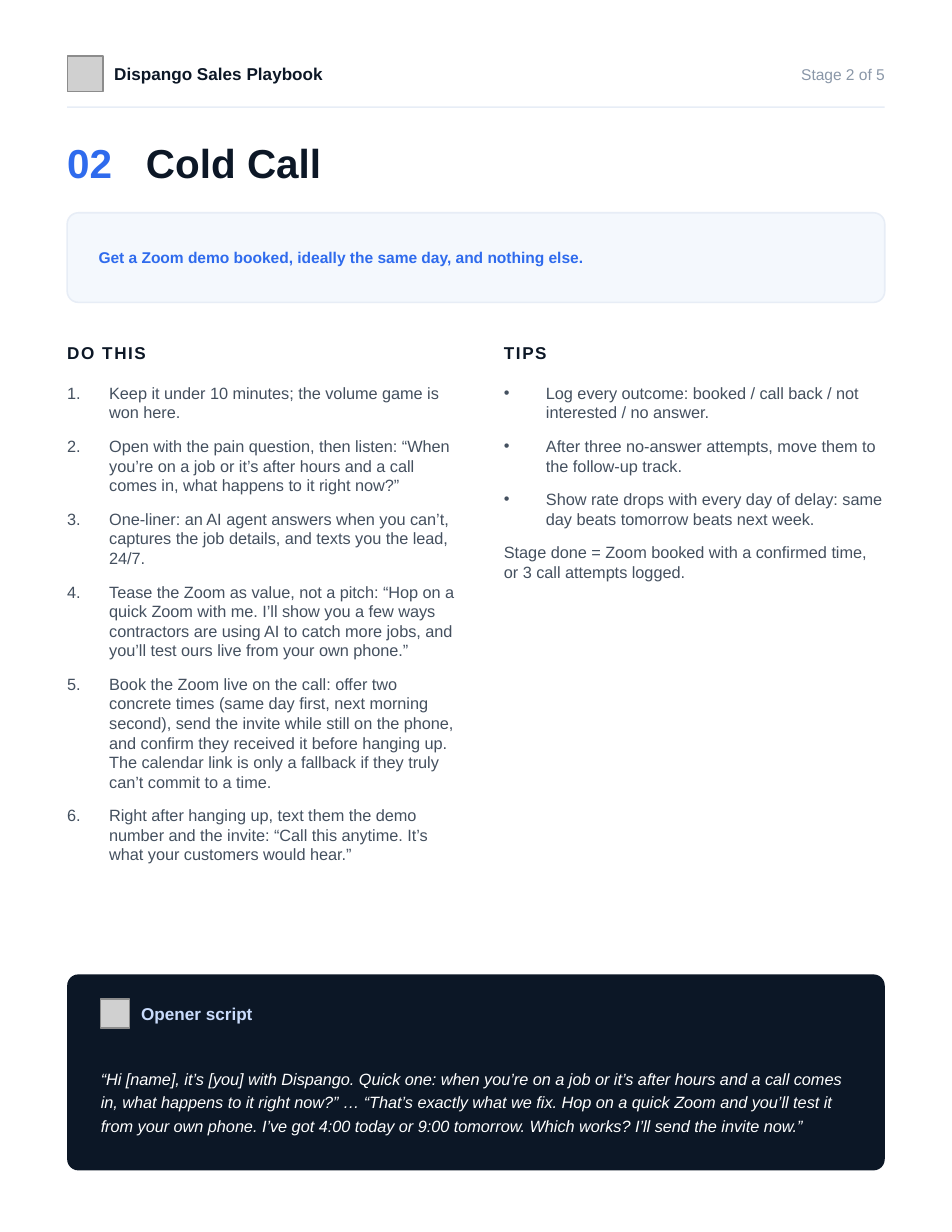
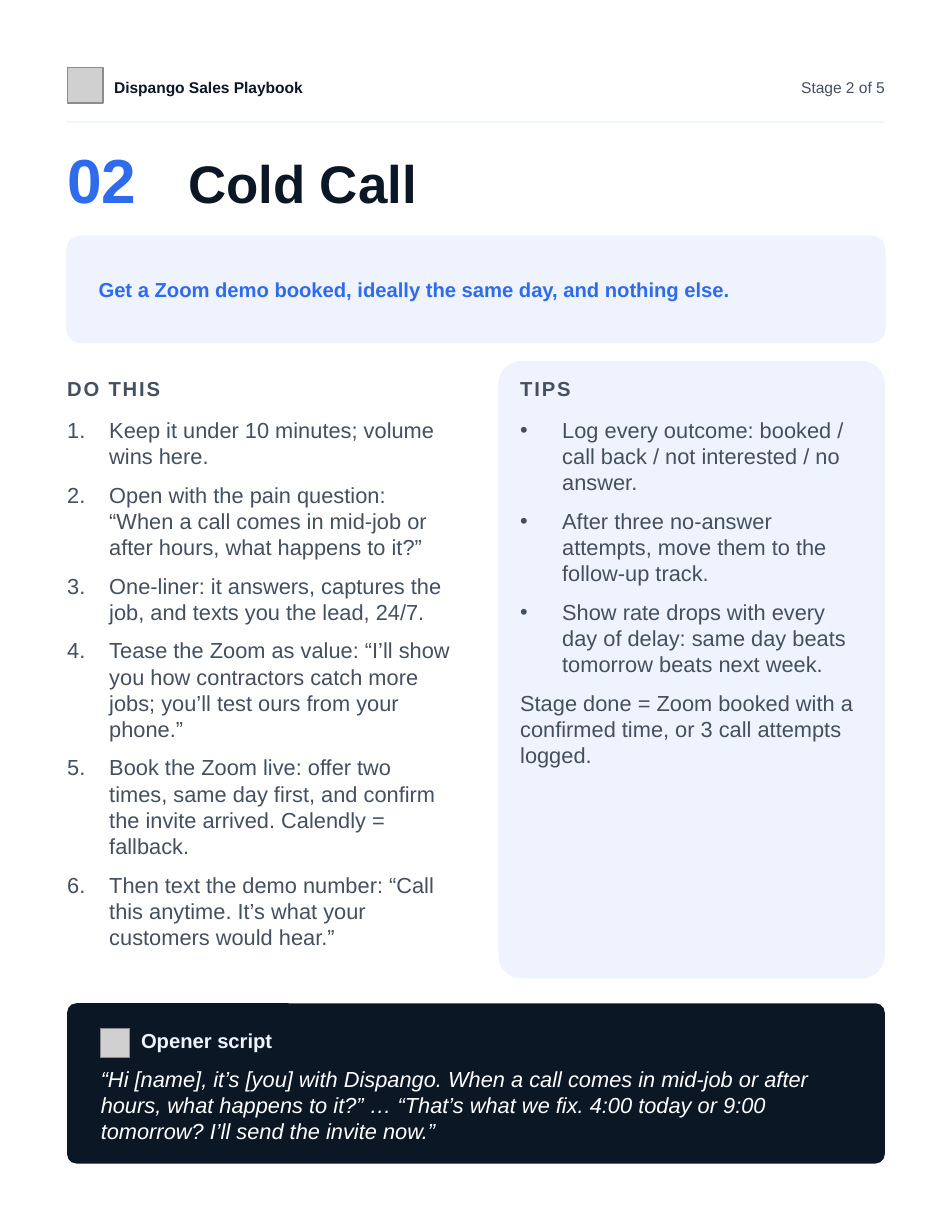
Before and after one commit to miguelangelsegura/mj-locksmith-webhook, a slide deck: slide 4 of sales/Dispango-sales-playbook.pptx. Drawn at 952x1232 pixels with LibreOffice and Linux fonts; fonts in the diff are those of the drawing; grey boxes stand for pictures. Boxes give left, top, right and bottom in pixels: in the first picture for what was removed or moved away, otherwise in the second. Text is boxed around its words. In the diff, an @@ line names an element or a change of style, - is before the commit and + after.

```diff
--- a/sales/Dispango-sales-playbook.pptx
+++ b/sales/Dispango-sales-playbook.pptx
@@ picture: place and size @@
-picture at bbox=[67, 56, 103, 92]
+picture at bbox=[67, 67, 103, 103]
@@ text "Dispango Sales Playbook" at bbox=[114, 81, 303, 96]: size 11 to 10 pt @@
@@ text "Stage 2 of 5" at bbox=[801, 82, 885, 96]: text colour #8A97A8 to #44505F @@
@@ 2 texts, 1 rectangle: place and size @@
-2 texts, 1 rectangle at bbox=[67, 67, 885, 108]
+2 texts, 1 rectangle at bbox=[67, 81, 885, 122]
@@ text "02 Cold Call": place and size @@
-text "02 Cold Call" at bbox=[67, 148, 321, 179]
+text "02 Cold Call" at bbox=[67, 159, 417, 204]
@@ text "02 Cold Call" at bbox=[67, 159, 417, 204]: size 26 to 40 pt in "02"; size 26 to 34 pt in "Cold Call" @@
@@ rectangle at bbox=[67, 121, 885, 122]: fill #E7EDF6 to #EEF3FE @@
@@ rounded rectangle: place and size @@
-rounded rectangle at bbox=[67, 213, 885, 302]
+rounded rectangle at bbox=[67, 236, 885, 342]
@@ rounded rectangle at bbox=[67, 236, 885, 342]: fill #F4F8FD to #EEF3FE; outline #E7EDF6 1 pt to #EEF3FE 1 pt @@
@@ text "Get a Zoom demo booked, ...": place and size @@
-text "Get a Zoom demo booked, ..." at bbox=[99, 251, 583, 267]
+text "Get a Zoom demo booked, ..." at bbox=[99, 282, 729, 302]
@@ text "Get a Zoom demo booked, ..." at bbox=[99, 282, 729, 302]: size 10 to 13 pt @@
@@ text "DO THIS": place and size @@
-text "DO THIS" at bbox=[67, 347, 146, 359]
+text "DO THIS" at bbox=[67, 382, 161, 396]
@@ text "DO THIS" at bbox=[67, 382, 161, 396]: size 11 to 13 pt, text colour #0C1726 to #44505F, letter spacing 1 to 1.2 pt @@
@@ rounded rectangle added at bbox=[498, 361, 885, 978], fill #EEF3FE @@
@@ text "TIPS" at bbox=[520, 382, 570, 396]: size 11 to 13 pt, text colour #0C1726 to #44505F, letter spacing 1 to 1.2 pt @@
@@ text "TIPS": place and size @@
-text "TIPS" at bbox=[504, 347, 547, 359]
+text "TIPS" at bbox=[520, 382, 570, 396]
@@ text "Log every outcome: booked / ...": place and size @@
-text "Log every outcome: booked / ..." at bbox=[504, 387, 882, 582]
+text "Log every outcome: booked / ..." at bbox=[520, 422, 853, 768]
@@ text "Log every outcome: booked / ..." at bbox=[520, 422, 853, 768]: size 10.5 to 14 pt; line spacing 1 to 16.8pt; less space between paragraphs @@
@@ text at bbox=[109, 422, 450, 945]: text changed; size 10.5 to 14 pt @@
-1. Keep it under 10 minutes; the volume game is won here.
-2. Open with the pain question, then listen: “When you’re on a job or it’s after hours and a call comes in, what happens to it right now?”
-3. One-liner: an AI agent answers when you can’t, captures the job details, and texts you the lead, 24/7.
-4. Tease the Zoom as value, not a pitch: “Hop on a quick Zoom with me. I’ll show you a few ways contractors are using AI to catch more jobs, and you’ll test ours live from your own phone.”
-5. Book the Zoom live on the call: offer two concrete times (same day first, next morning second), send the invite while still on the phone, and confirm they received it before hanging up. The calendar link is only a fallback if they truly can’t commit to a time.
-6. Right after hanging up, text them the demo number and the invite: “Call this anytime. It’s what your customers would hear.”
+1. Keep it under 10 minutes; volume wins here.
+2. Open with the pain question: “When a call comes in mid-job or after hours, what happens to it?”
+3. One-liner: it answers, captures the job, and texts you the lead, 24/7.
+4. Tease the Zoom as value: “I’ll show you how contractors catch more jobs; you’ll test ours from your phone.”
+5. Book the Zoom live: offer two times, same day first, and confirm the invite arrived. Calendly = fallback.
+6. Then text the demo number: “Call this anytime. It’s what your customers would hear.”
@@ rounded rectangle: place and size @@
-rounded rectangle at bbox=[67, 974, 885, 1170]
+rounded rectangle at bbox=[67, 1004, 885, 1164]
@@ picture: place and size @@
-picture at bbox=[101, 999, 130, 1028]
+picture at bbox=[101, 1028, 130, 1057]
@@ text "Opener script": place and size @@
-text "Opener script" at bbox=[141, 1007, 253, 1024]
+text "Opener script" at bbox=[141, 1033, 272, 1053]
@@ text "Opener script" at bbox=[141, 1033, 272, 1053]: size 11 to 13 pt, text colour #CADCFC to #EEF3FE @@
@@ text at bbox=[101, 1071, 808, 1140]: text changed; size 10.5 to 14 pt @@
-“Hi [name], it’s [you] with Dispango. Quick one: when you’re on a job or it’s after hours and a call comes in, what happens to it right now?” … “That’s exactly what we fix. Hop on a quick Zoom and you’ll test it from your own phone. I’ve got 4:00 today or 9:00 tomorrow. Which works? I’ll send the invite now.”
+“Hi [name], it’s [you] with Dispango. When a call comes in mid-job or after hours, what happens to it?” … “That’s what we fix. 4:00 today or 9:00 tomorrow? I’ll send the invite now.”
```
Also in this commit, not shown: 8 other slides changed, 1 other file.
